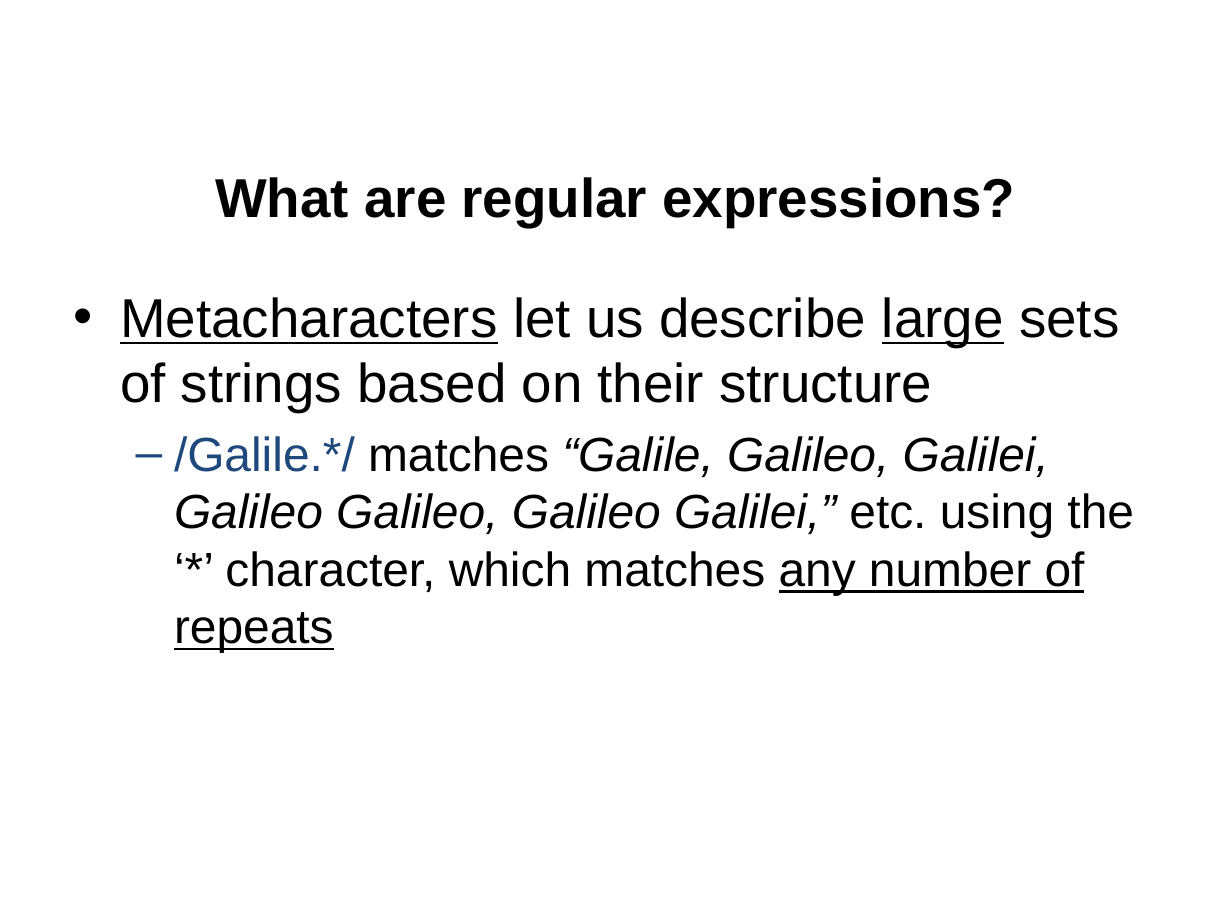
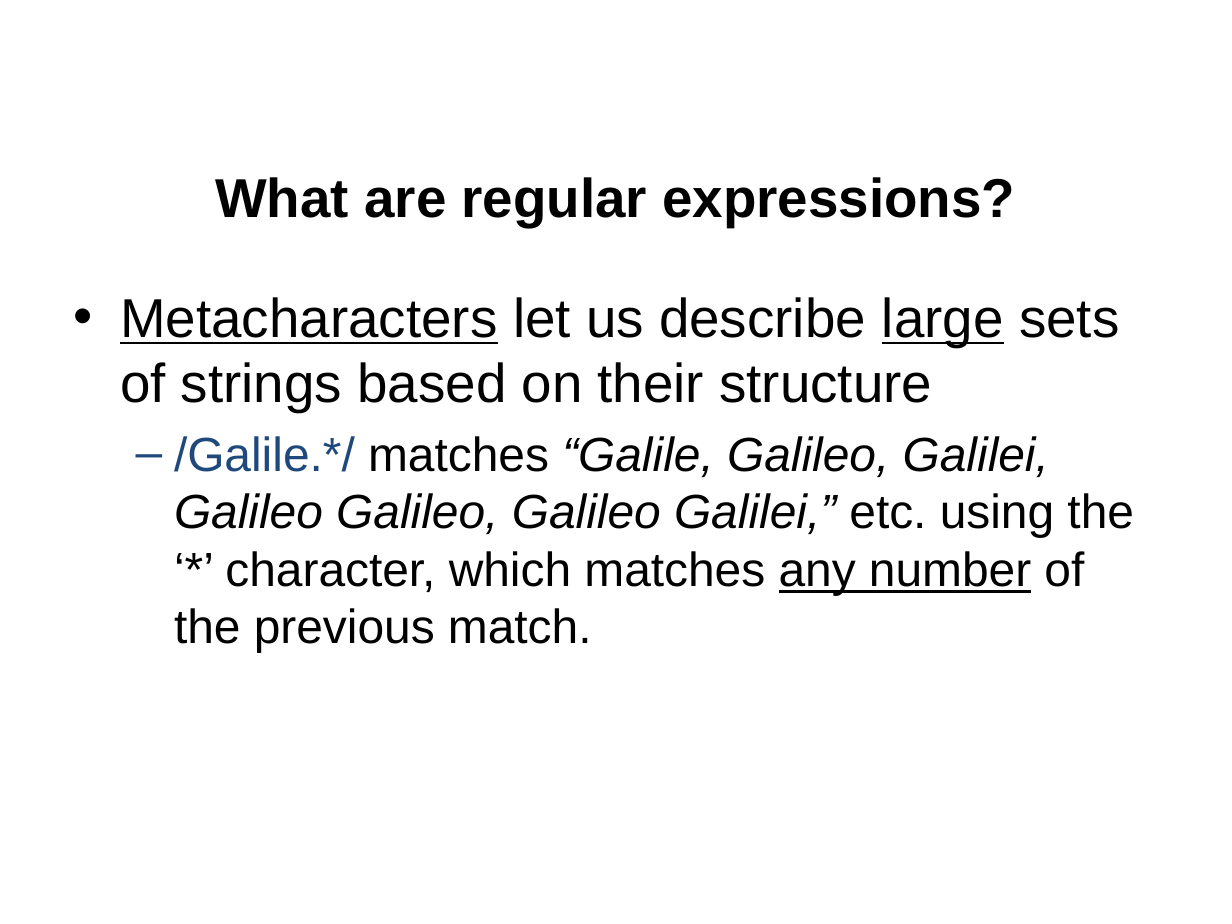
Before and after one commit to jgerity/talks, a slide deck: slide 8 of 2017/computing_workgroup/regex/regular_expressions.pptx. Drawn at 1232x924 pixels with LibreOffice and Linux fonts; fonts in the diff are those of the drawing; background and template pictures are left out. Boxes give left, top, right and bottom in pixels: in the first picture for what was removed or moved away, otherwise in the second. Text is boxed around its words. In the diff, an @@ line names an element or a change of style, - is before the commit and + after.

Commit message:
Clear up description of * metacharacter

```diff
--- a/2017/computing_workgroup/regex/regular_expressions.pptx
+++ b/2017/computing_workgroup/regex/regular_expressions.pptx
@@ text at (174,436,1134,652): text changed @@
-  – /Galile.*/ matches “Galile, Galileo, Galilei, Galileo Galileo, Galileo Galilei,” etc. using the ‘*’ character, which matches any number of repeats
+  – /Galile.*/ matches “Galile, Galileo, Galilei, Galileo Galileo, Galileo Galilei,” etc. using the ‘*’ character, which matches any number of the previous match.
```
